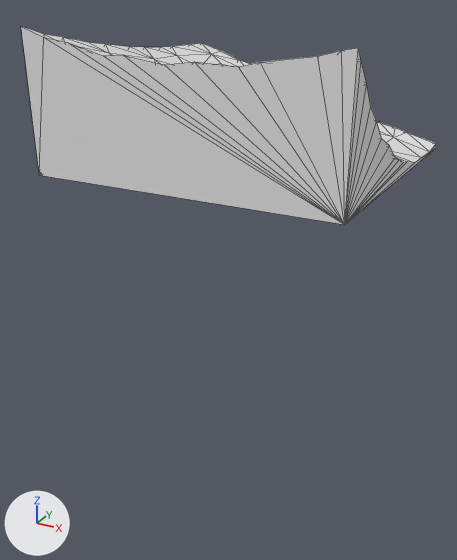
The glTF model assets/terrain/surface_pieces/surf_25_7.glb: old version first, new version second.
Both versions are drawn from a camera (50 mm lens) standing at (22.3, 62.88, -22.51) and looking at (17.27, 72.03, -27.09). Lighting does not change. The marker at lower left points along +X, +Y and +Z. The picture after the commit comes second. Mesh edges are drawn as thin lines. Where no turn or scale is listed for an object, it has been applied to the vertices.

Names of what the first picture shows: 'geometry_0'.
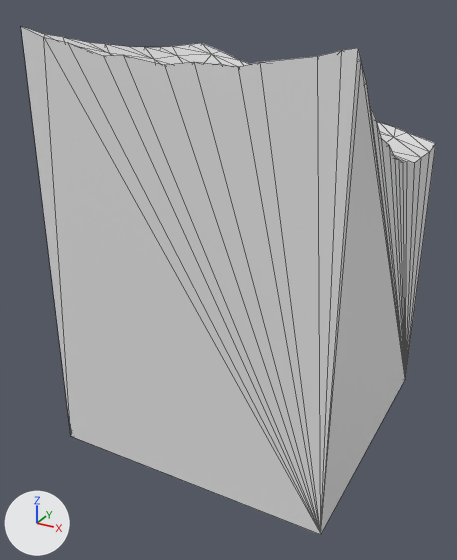
Pixel boxes [x1, y1, x2, y2] of what changed, in the pictures (457 x 560 px):
'geometry_0', reshaped (155% taller): before [21, 26, 436, 225]; after [21, 26, 436, 535]

The change, as a list of edits to the scene's bpy script:
```text
Change me_geometry_0:
    used by ob_geometry_0; location = (0.0, 0.0, 0.0)
    remove me_geometry_0.from_pydata(...)  # 94 vertices, 184 faces; spans x 15.0..20.0, y 70.0..75.0, z -25.0..-22.83
    add me_geometry_0.from_pydata(...)  # 94 vertices, 184 faces; spans x 15.0..20.0, y 70.0..75.0, z -30.0..-22.83
    me_geometry_0 part 1
    4 vertices are removed from x 15.0..20.0, y 70.0..75.0, z -25.0
    56 faces are deleted
    4 vertices are added at (15.0, 75.0, -30.0), (15.0, 70.0, -30.0), (20.0, 75.0, -30.0), (20.0, 70.0, -30.0)
    56 new faces join them
```
